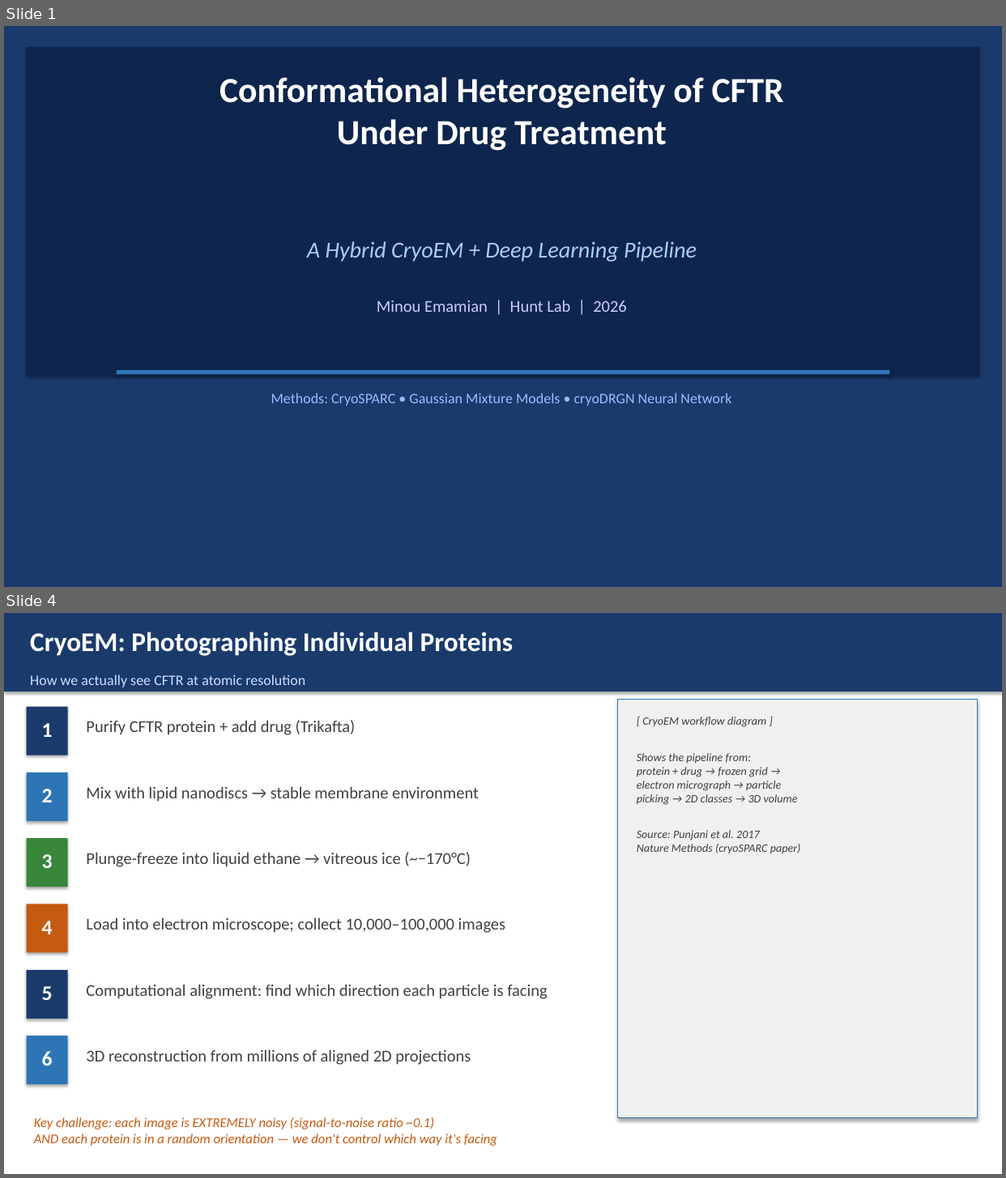
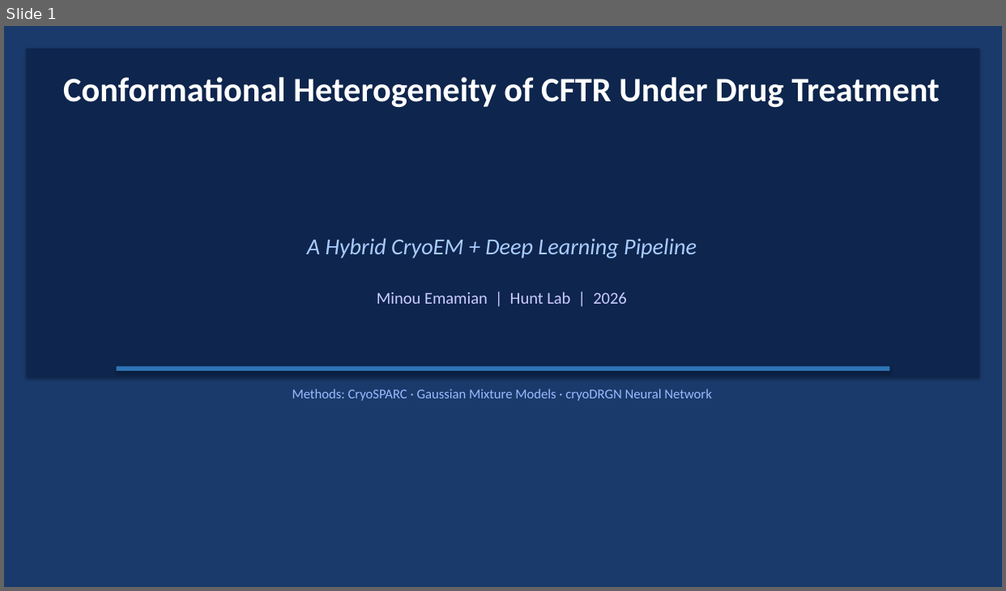
Before and after one commit to minouemmad/cryoem-classification, a slide deck: docs/CFTR_cryoDRGN_presentation.pptx. Shown one above the other, each under a label of ours: slides 1 and 4 before the commit, slide 1 after it; the slides between them are not shown. The pictures are 1006x1178 and 1006x591 pixels, drawn with LibreOffice and Linux fonts; fonts in the diff are those of the drawing. Boxes give left, top, right and bottom in pixels: in the first picture for what was removed or moved away, otherwise in the second. Text is boxed around its words. In the diff, an @@ line names an element or a change of style, - is before the commit and + after.

```diff
--- a/docs/CFTR_cryoDRGN_presentation.pptx
+++ b/docs/CFTR_cryoDRGN_presentation.pptx
@@ slide 4 removed at box(4, 613, 1002, 1174), background #FFFFFF @@
@@ rectangle removed at box(4, 613, 1002, 692) @@
@@ text removed at box(30, 632, 513, 656) @@
-CryoEM: Photographing Individual Proteins
@@ text removed at box(30, 675, 305, 688) @@
-How we actually see CFTR at atomic resolution
@@ rectangle removed at box(27, 707, 68, 756) @@
@@ rectangle removed at box(618, 699, 978, 1118) @@
@@ text removed at box(42, 723, 53, 737) @@
-1
@@ text removed at box(86, 720, 356, 735) @@
-Purify CFTR protein + add drug (Trikafta)
@@ text removed at box(637, 717, 801, 854) @@
-[ CryoEM workflow diagram ]
-Shows the pipeline from:
-protein + drug → frozen grid →
-electron micrograph → particle
-picking → 2D classes → 3D volume
-Source: Punjani et al. 2017
-Nature Methods (cryoSPARC paper)
@@ rectangle removed at box(27, 773, 68, 821) @@
@@ text removed at box(42, 789, 53, 803) @@
-2
@@ text removed at box(86, 786, 479, 802) @@
-Mix with lipid nanodiscs → stable membrane environment
@@ rectangle removed at box(27, 838, 68, 887) @@
@@ text removed at box(42, 854, 53, 868) @@
-3
@@ text removed at box(86, 852, 471, 867) @@
-Plunge-freeze into liquid ethane → vitreous ice (~−170°C)
@@ rectangle removed at box(27, 905, 68, 953) @@
@@ text removed at box(42, 921, 53, 935) @@
-4
@@ text removed at box(86, 918, 506, 933) @@
-Load into electron microscope; collect 10,000–100,000 images
@@ rectangle removed at box(27, 970, 68, 1019) @@
@@ text removed at box(42, 986, 53, 1000) @@
-5
@@ text removed at box(86, 984, 547, 999) @@
-Computational alignment: find which direction each particle is facing
@@ rectangle removed at box(27, 1036, 68, 1084) @@
@@ text removed at box(86, 1050, 471, 1065) @@
-3D reconstruction from millions of aligned 2D projections
@@ text removed at box(42, 1051, 53, 1066) @@
-6
@@ text removed at box(34, 1118, 497, 1146) @@
-Key challenge: each image is EXTREMELY noisy (signal-to-noise ratio ~0.1)
-AND each protein is in a random orientation — we don't control which way it's facing
@@ slide 1 changed as well @@
@@ rectangle removed at box(4, 26, 1002, 587) @@
@@ text at box(63, 77, 940, 107): text changed; size 34 to 33 pt @@
-Conformational Heterogeneity of CFTR
-Under Drug Treatment
+Conformational Heterogeneity of CFTR Under Drug Treatment
@@ text "A Hybrid CryoEM + Deep ...": place and size @@
-text "A Hybrid CryoEM + Deep ..." at box(307, 241, 697, 262)
+text "A Hybrid CryoEM + Deep ..." at box(307, 238, 697, 258)
@@ text "Minou Emamian | Hunt Lab ...": place and size @@
-text "Minou Emamian | Hunt Lab ..." at box(377, 300, 626, 312)
+text "Minou Emamian | Hunt Lab ..." at box(377, 292, 626, 304)
@@ rectangle: place and size @@
-rectangle at box(117, 370, 889, 375)
+rectangle at box(117, 367, 889, 371)
@@ text at box(292, 389, 711, 401): text changed; size 14 to 13 pt @@
-Methods: CryoSPARC • Gaussian Mixture Models • cryoDRGN Neural Network
+Methods: CryoSPARC · Gaussian Mixture Models · cryoDRGN Neural Network
```
Also in this commit, not shown: 7 other slides changed, 6 slides added, 6 other slides removed, 1 other file.
